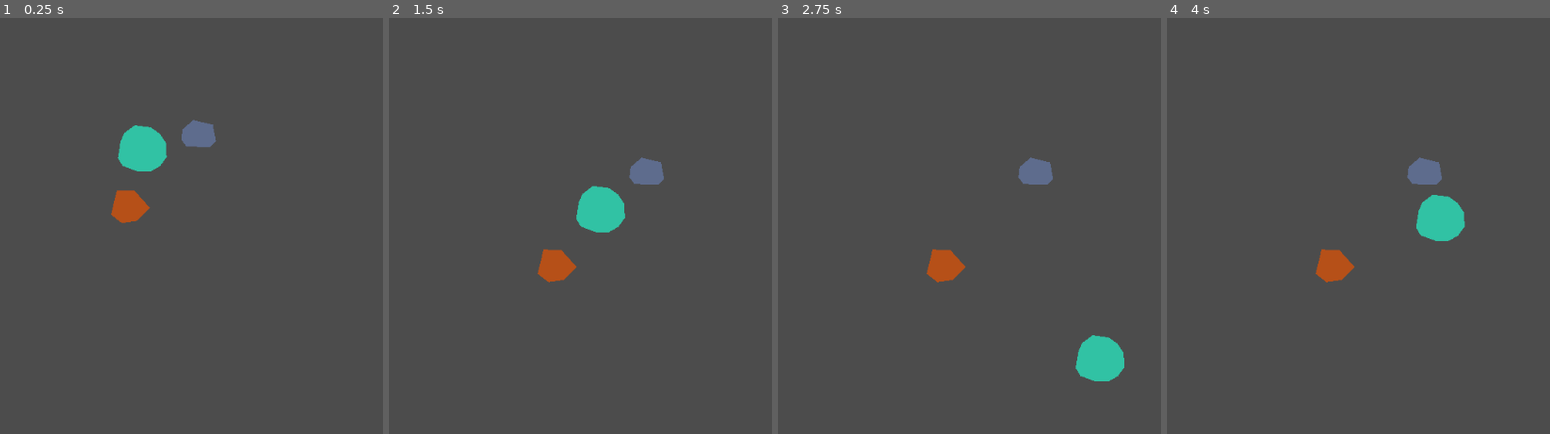
Above: before the commit, frames 1-4 (left to right).
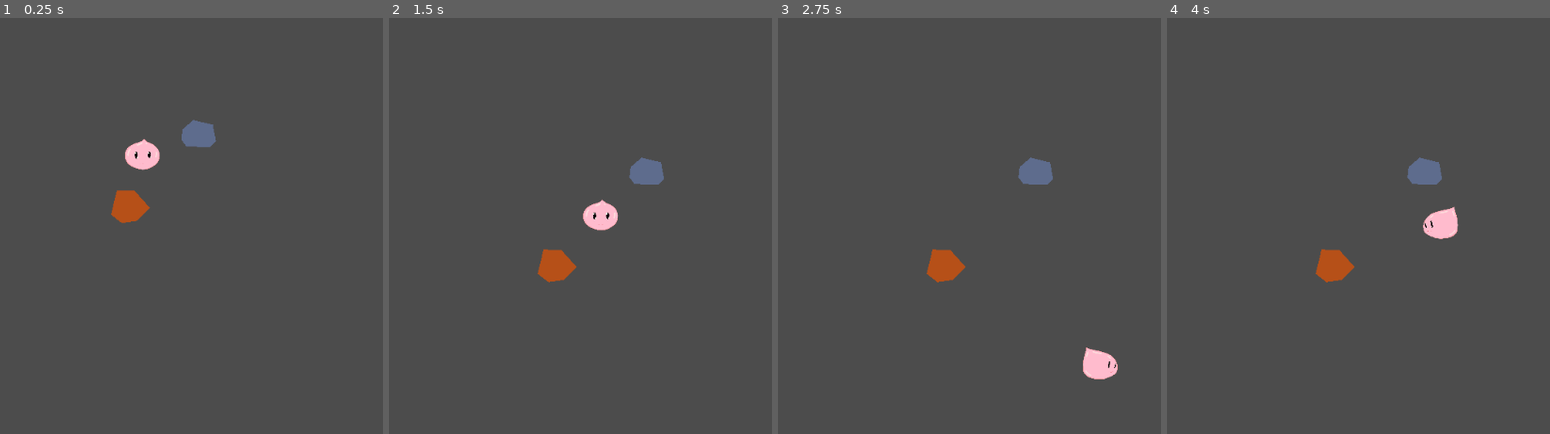
Above: after the commit, the same moments.

Repository: uspgamedev/crossover-slime
Game: Godot game, scene res://game/test_01/Game.tscn
The game is run twice, just before and just after one commit, with the same random seed, the same clock (stepped at 60 frames per second) and the same inputs. The project has no main scene, so this scene is started directly.
Inputs:
- Up to frame 1 (0.25 s): no input
- Up to frame 2 (1.5 s): hold D (move_right) 0.53-1.28 s; hold S (move_down) from 1.28 s (still down)
- Up to frame 3 (2.75 s): release S (move_down) at 2.03 s; hold D (move_right) from 2.03 s (still down)
- Up to frame 4 (4 s): release D (move_right) at 2.78 s; hold W (move_up) 2.78-3.53 s; hold A (move_left) from 3.53 s (still down)

The runs differ from the first frame. In frame 1, 1.1% of the frame differs, in the area x 30-44%, y 25-37%; in frame 2, 1.1%, in the area x 48-62%, y 40-52%; in frame 3, 1.1%; in frame 4, 1.1%.

Commit message:
Add slime sprite!

Diff:
--- a/entity/player/Player.tscn
+++ b/entity/player/Player.tscn
@@ -1,20 +1,30 @@
-[gd_scene load_steps=4 format=2]
+[gd_scene load_steps=9 format=2]
 
 [ext_resource path="res://entity/Entity.tscn" type="PackedScene" id=1]
 [ext_resource path="res://property/movable/Movable.gd" type="Script" id=2]
 [ext_resource path="res://property/fagocitosis/Fagocitosis.gd" type="Script" id=3]
+[ext_resource path="res://entity/player/slime-pink-front.png" type="Texture" id=4]
+[ext_resource path="res://property/facing_direction/FacingDirection.gd" type="Script" id=5]
+[ext_resource path="res://entity/player/slime-pink-side1.png" type="Texture" id=6]
+[ext_resource path="res://entity/player/slime-pink-side2.png" type="Texture" id=7]
+[ext_resource path="res://entity/player/slime-pink-back.png" type="Texture" id=8]
 
 [node name="Player" groups=[
 "player",
 ] instance=ExtResource( 1 )]
 SMOOTH = 8
 
-[node name="Slime" type="Polygon2D" parent="." index="0"]
-color = Color( 0.196078, 0.764706, 0.647059, 1 )
-polygon = PoolVector2Array( -33.4284, 5.78601, -27.0606, 16.6487, -5.70969, 24.5148, 10.7717, 24.5148, 23.8819, 17.0233, 32.8717, 4.66228, 31.748, -14.8157, 23.5073, -27.1768, 11.5208, -35.792, -10.5792, -38.7886, -24.8131, -27.9259, -29.6826, -17.0632 )
+[node name="Sprite" type="Sprite" parent="." index="0"]
+scale = Vector2( 0.1, 0.1 )
+texture = ExtResource( 4 )
 
 [node name="Movable" type="Node2D" parent="." index="1"]
 script = ExtResource( 2 )
 
 [node name="Fagocitosis" type="Node2D" parent="." index="2"]
 script = ExtResource( 3 )
+
+[node name="FacingDirection" type="Node2D" parent="." index="3"]
+script = ExtResource( 5 )
+sprite_path = NodePath("../Sprite")
+facing_textures = [ ExtResource( 7 ), ExtResource( 6 ), ExtResource( 8 ), ExtResource( 4 ) ]
--- a/game/Game.gd
+++ b/game/Game.gd
@@ -18,7 +18,7 @@
 					- Input.get_action_strength("move_left")
 		move_dir.y	= Input.get_action_strength("move_down") \
 					- Input.get_action_strength("move_up")
-		if move_dir.x * move_dir.y == 0:
+		if move_dir.x * move_dir.y == 0 and move_dir.length_squared() > 0:
 			player.apply_effect(current_stage, { type = "move", dir = move_dir })
 
 func _process(_delta):
--- a/project.godot
+++ b/project.godot
@@ -18,6 +18,11 @@
 "class": "Entity",
 "language": "GDScript",
 "path": "res://entity/Entity.gd"
+}, {
+"base": "Property",
+"class": "FacingDirection",
+"language": "GDScript",
+"path": "res://property/facing_direction/FacingDirection.gd"
 }, {
 "base": "Property",
 "class": "Fagocitosis",
@@ -42,6 +47,7 @@
 _global_script_class_icons={
 "Absorbable": "",
 "Entity": "",
+"FacingDirection": "",
 "Fagocitosis": "",
 "Movable": "",
 "Property": "",
--- /dev/null
+++ b/property/facing_direction/FacingDirection.gd
@@ -0,0 +1,37 @@
+class_name FacingDirection extends Property
+
+const LEFT	:= 0
+const RIGHT	:= 1
+const UP	:= 2
+const DOWN	:= 3
+
+const DIRS := [
+	Vector2(-1, 0),
+	Vector2(1, 0),
+	Vector2(0, -1),
+	Vector2(0, 1),
+]
+
+export var sprite_path: NodePath
+export(Array, Texture) var facing_textures
+
+export(int, "LEFT", "RIGHT", "UP", "DOWN") var facing := DOWN
+
+func _process(_delta: float):
+	get_node(sprite_path).texture = facing_textures[facing]
+
+func _handle_effect(_stage: Stage, _entity: Entity, effect: Dictionary):
+	match effect:
+		{ "type": "move", "dir": var dir }:
+			facing = closest_dir(dir)
+
+func closest_dir(dir: Vector2) -> int:
+	var maxalign := -1
+	var closest := -1
+	for i in DIRS.size():
+		var v = DIRS[i]
+		var align := dir.dot(v)
+		if align > maxalign:
+			maxalign = align
+			closest = i
+	return closest
Binary file added: entity/player/slime-pink-back.png
Not shown, added: entity/player/slime-pink-back.png.import
Binary file added: entity/player/slime-pink-front.png
Not shown, added: entity/player/slime-pink-front.png.import
Binary file added: entity/player/slime-pink-side1.png
Not shown, added: entity/player/slime-pink-side1.png.import
Binary file added: entity/player/slime-pink-side2.png
Not shown, added: entity/player/slime-pink-side2.png.import
Not shown, added: mappack.zip
